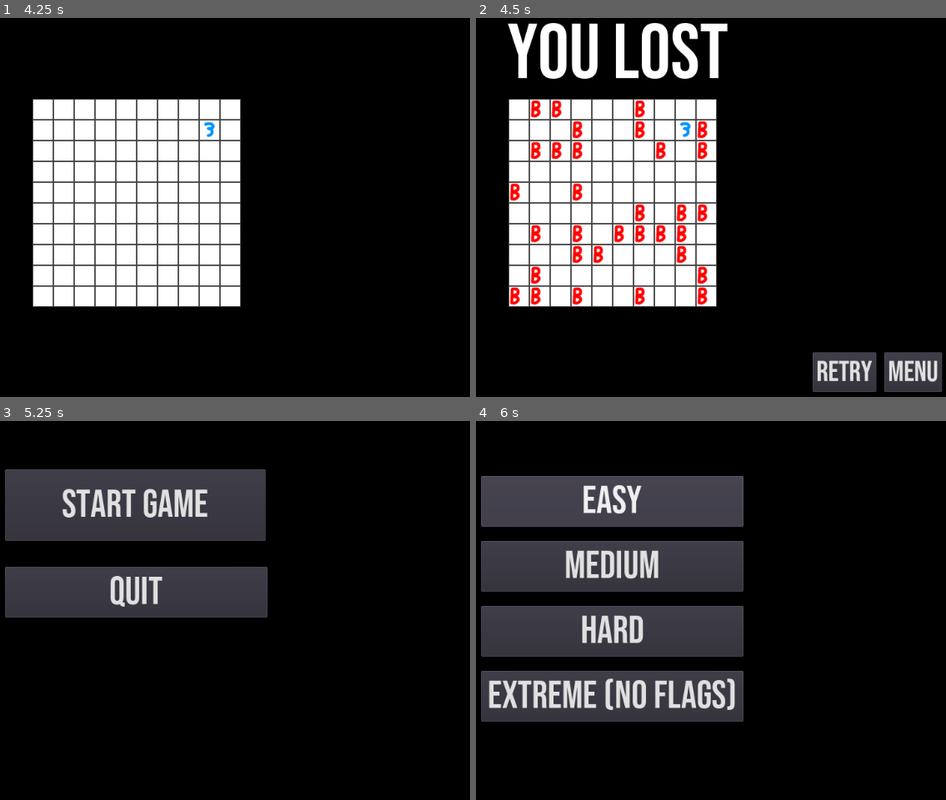
Above: before the commit, frames 1-4 (two rows, left to right).
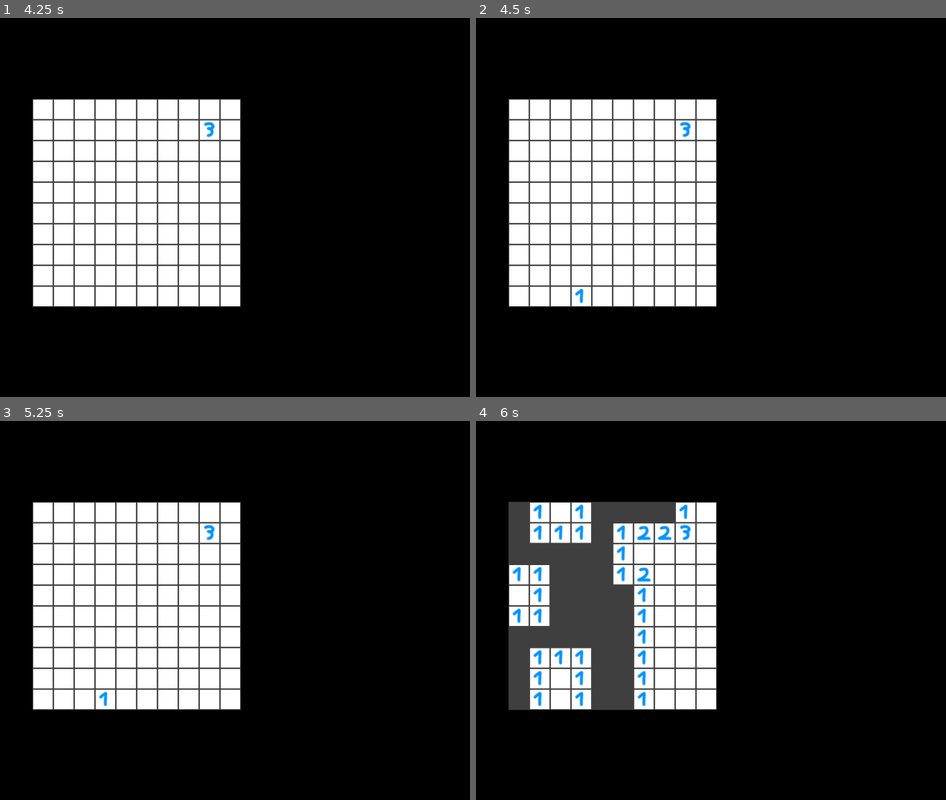
Above: after the commit, the same moments.

Repository: erri120/Minesweeper
Game: Godot game, scene res://scenes/menu.tscn
Two runs of this game, one before a commit and one after it. Both use one fixed random seed, a clock stepped at 60 frames per second and the inputs below.
Inputs (mouse positions are in pixels of both pictures, inside the frame that each line leads up to):
- Up to frame 1 (4.25 s): click "Start Game" at 0.5 s; click "Easy" at 1.25 s; tap Enter at 2, 3.5 s; move the mouse to (282, 184) at 2.02 s; press the mouse at (282, 184) at 2.03 s; tap Space at 2.75 s; move the mouse to (4, 222) at 2.77 s; release the mouse at (4, 222) at 2.78 s; click (4, 222) at 2.85 s; move the mouse to (202, 116) at 3.52 s; hold Right mouse button (p_flag) from 3.53 s (still down); click (202, 116) at 3.8 s
- Up to frame 2 (4.5 s): tap Space at 4.25 s; move the mouse to (579, 279) at 4.27 s; release Right mouse button (p_flag) at 4.28 s; click (579, 279) at 4.35 s
- Up to frame 3 (5.25 s): click (437, 773) at 5 s, where only the run before the commit has a clickable "MENU"
- Up to frame 4 (6 s): click (612, 504) at 5.75 s, where only the run before the commit has a clickable "Start Game"

Frame 1 is identical in both runs. In frame 2, 9.0% of the frame differs, in the area x 6-100%, y 1-99%; in frame 3, 31%, in the area x 1-57%, y 12-77%; in frame 4, 28%.

Commit message:
Bug fixing
Added win condition and win screen

Diff:
--- a/scenes/main.tscn
+++ b/scenes/main.tscn
@@ -26,7 +26,7 @@
 format = 1
 script = ExtResource( 2 )
 
-[node name="Control" type="Control" parent="." groups=[
+[node name="Game Over" type="Control" parent="." groups=[
 "Control",
 ]]
 visible = false
@@ -35,7 +35,7 @@
 margin_right = 512.0
 margin_bottom = 300.0
 
-[node name="Label" type="Label" parent="Control" groups=[
+[node name="Label" type="Label" parent="Game Over" groups=[
 "Control",
 ]]
 visible = false
@@ -45,7 +45,7 @@
 custom_fonts/font = SubResource( 1 )
 text = "YOU LOST"
 
-[node name="Menu" type="Button" parent="Control" groups=[
+[node name="Menu" type="Button" parent="Game Over" groups=[
 "Control",
 ]]
 visible = false
@@ -58,7 +58,7 @@
 script = ExtResource( 4 )
 scene = "menu.tscn"
 
-[node name="Retry" type="Button" parent="Control" groups=[
+[node name="Retry" type="Button" parent="Game Over" groups=[
 "Control",
 ]]
 visible = false
@@ -70,3 +70,35 @@
 text = "RETRY"
 script = ExtResource( 4 )
 scene = "main.tscn"
+
+[node name="You Won" type="Control" parent="." groups=[
+"won",
+]]
+visible = false
+margin_left = -512.0
+margin_top = -300.0
+margin_right = 512.0
+margin_bottom = 300.0
+
+[node name="Label" type="Label" parent="You Won" groups=[
+"won",
+]]
+visible = false
+margin_left = 350.0
+margin_right = 690.0
+margin_bottom = 144.0
+custom_fonts/font = SubResource( 1 )
+text = "YOU WON"
+
+[node name="Menu" type="Button" parent="You Won" groups=[
+"won",
+]]
+visible = false
+margin_left = 929.0
+margin_top = 530.0
+margin_right = 1018.0
+margin_bottom = 591.0
+custom_fonts/font = SubResource( 2 )
+text = "MENU"
+script = ExtResource( 4 )
+scene = "menu.tscn"
--- a/scripts/Board.gd
+++ b/scripts/Board.gd
@@ -3,14 +3,19 @@
 #offset of the tile position when clicking (gay af)
 const WIDTH_OFFSET = 16
 const HEIGHT_OFFSET = 9
+const RATIO = 10
 
 #int containing the board width and height
 var board_width = 10
 var board_height = 10
-#bool true if game is over and player lost
+#bool is true if game is over
 var game_over = false
 #2D matrix that represents the board, contains 2(block), 1(mine) or 0(empty)
 var board=[]
+#int containing the amount of mines
+var mines = 0
+#int containing the amount of empty cells
+var empty = 0
 
 #function showing the game over screen
 func game_over():
@@ -19,13 +24,20 @@
 	for i in get_tree().get_nodes_in_group("Control"):
 		i.show()
 
+#function showing the you won screen
+func you_won():
+	game_over = true
+	for i in get_tree().get_nodes_in_group("won"):
+		i.show()
+
 #function that shows all mines at the end of the game
 func show_mines():
 	if game_over:
 		for i in range(-(board_width/2), board_width/2):
 			for j in range(-(board_height/2), board_height/2):
 				if board[i+(board_width/2)][j+(board_height/2)] == 1:
-					set_cellv(Vector2(i,j),1,false,false)
+					if(get_cellv(Vector2(i,j))!=2):
+						set_cellv(Vector2(i,j),1,false,false)
 
 #function that returns the index of the tile based on the number of mines surrounding it
 func tile_index(mines):
@@ -58,6 +70,11 @@
 #function that changes the tile based on the number of mines surrounding it
 #takes the positing of the tile on the map
 func change_tile(cell_pos):
+	#removing on empty cell
+	empty-=1
+	#checking if there are no empty cells left
+	if empty == 0:
+		you_won()
 	#changing the cell positing to the position in the board-matrix
 	var m_pos = cell_pos
 	m_pos.x = cell_pos.x+(board_width/2)
@@ -71,9 +88,9 @@
 	#!!!RECURSIVE!!!
 	if(mines == 0):
 		for x in range(cell_pos.x-1,cell_pos.x+2):
-			if ((x+(board_width/2)<board_width) and x>(-(board_width/2))):
+			if ((x+(board_width/2)<board_width) and x>=(-(board_width/2))):
 				for y in range(cell_pos.y-1,cell_pos.y+2):
-					if ((y+(board_height/2)<board_height) and y>(-(board_height/2))):
+					if ((y+(board_height/2)<board_height) and y>=(-(board_height/2))):
 						var xycell_pos = Vector2(x,y)
 						var xycell_m_pos = xycell_pos
 						xycell_m_pos.x = xycell_pos.x+(board_width/2)
@@ -86,8 +103,8 @@
 	game_over = false
 	board_width = global.width
 	board_height = global.height
-	var mines = 0
-	var empty = 0
+	mines = 0
+	empty = 0
 	#filling the board-matrix
 	for i in range(-(board_width/2), board_width/2):
 		board.append([])
@@ -97,17 +114,14 @@
 			set_cell(i,j,0,false,false)
 			#getting either 1 or 0 and putting them into the board-matrix
 			randomize()
-			var rand = randi()%3+0
+			var rand = randi()%RATIO+0
 			board[i+(board_width/2)].append([])
-			if rand<=1:
+			if rand>=1:
 				board[i+(board_width/2)][j+(board_height/2)] = 0
 				empty+=1
 			else:
 				board[i+(board_width/2)][j+(board_height/2)] = 1
 				mines+=1
-	#print("Total tiles: "+str(board_width*board_height)\
-	#  +", mines: "+str(mines)+", empty: "+str(empty))
-	#print("Board-matrix: "+str(board))
 
 func _input(event):
 	#checking if player is clicking on a tile and the game is not over
@@ -126,8 +140,8 @@
 		#checking if the click is inside the board
 		if(m_pos.x < board_width \
 		  && m_pos.y < board_height \
-		  && cell_pos.x+board_width > board_width/2 \
-		  && cell_pos.y+board_height > board_height/2):
+		  && cell_pos.x+board_width >= board_width/2 \
+		  && cell_pos.y+board_height >= board_height/2):
 			#checking if player left or right clicks
 			if(event.is_action_pressed("p_click")):
 				if(board[m_pos.x][m_pos.y] == 0):
